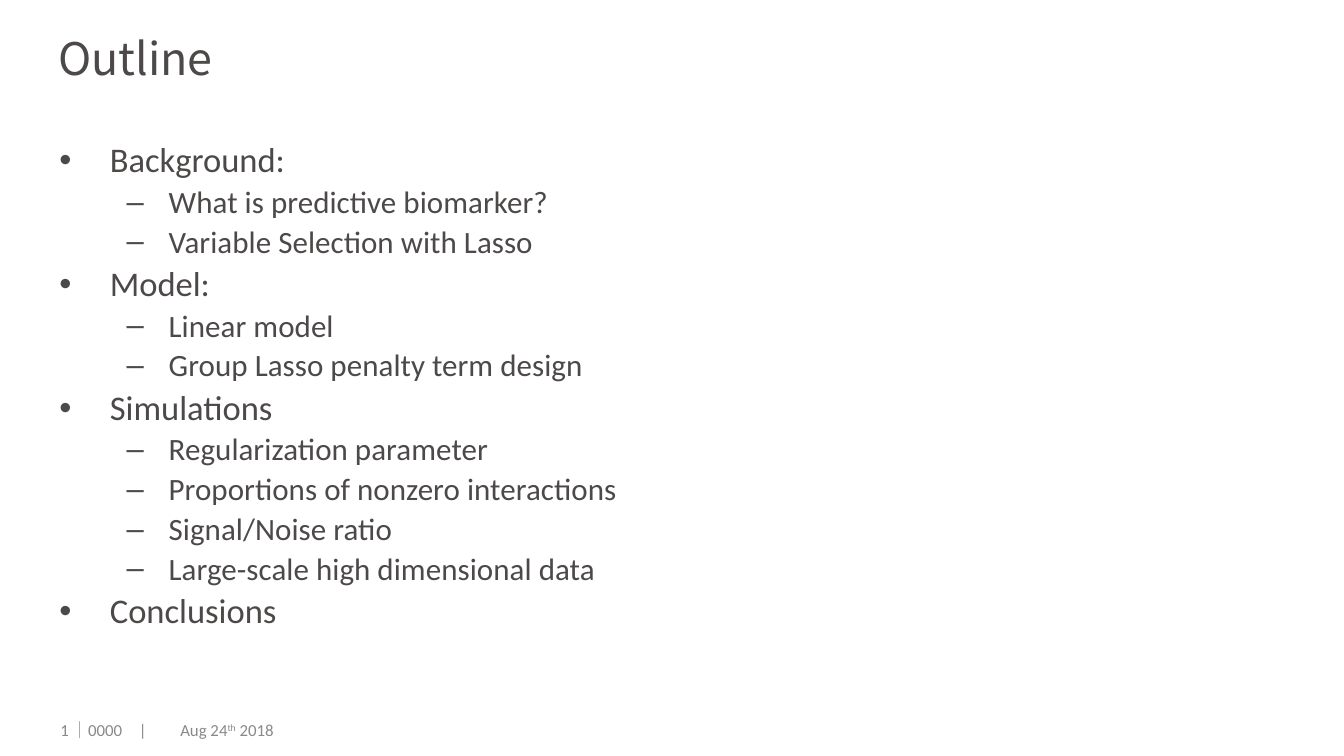
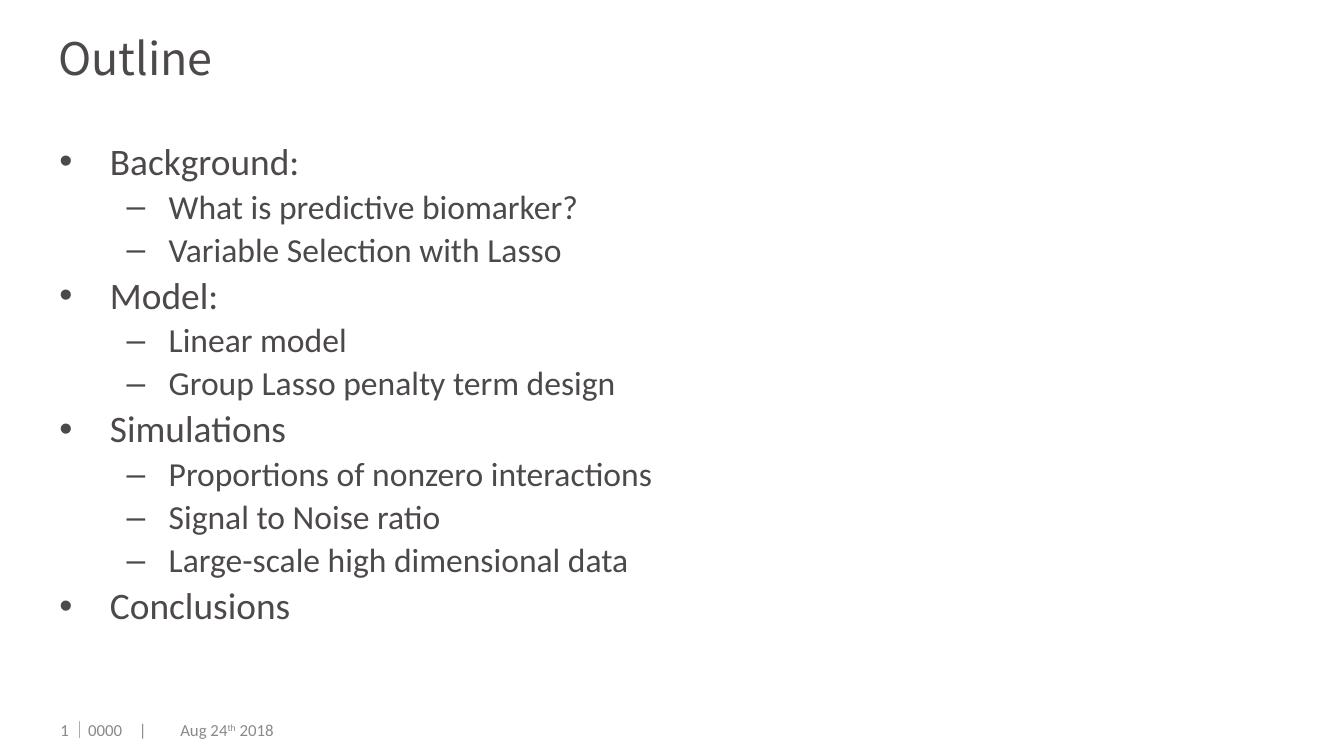
Before and after one commit to dengwx11/GroupLasso, a slide deck: slide 2 of manu & slides/Final.pptx. Drawn at 1344x756 pixels with LibreOffice and Linux fonts; fonts in the diff are those of the drawing; background and template pictures are left out. Boxes give left, top, right and bottom in pixels: in the first picture for what was removed or moved away, otherwise in the second. Text is boxed around its words. In the diff, an @@ line names an element or a change of style, - is before the commit and + after.

```diff
--- a/manu & slides/Final.pptx
+++ b/manu & slides/Final.pptx
@@ text at [110,149,652,620]: size 18.5 to 20 pt in "Background:", "Model:", "Simulations", "Conclusions"; size 16.6 to 18 pt in "What is predictive biomarker?", "Variable Selection with Lasso", "Linear model", "Group Lasso penalty term design" and 2 more places @@
@@ text at [169,438,488,466]: paragraph removed @@
-  – Regularization parameter
@@ text at [169,505,440,535]: text changed; size 16.6 to 18 pt @@
-  – Signal/Noise ratio
+  – Signal to Noise ratio
```
Also in this commit, not shown: 47 other slides changed, 2 slides added, 4 slides removed, 1 other file.
